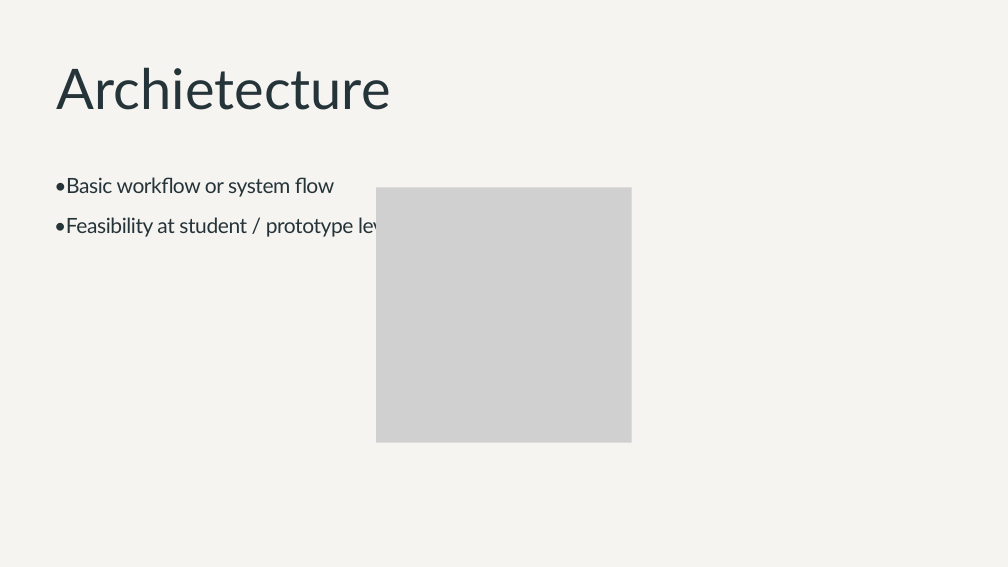
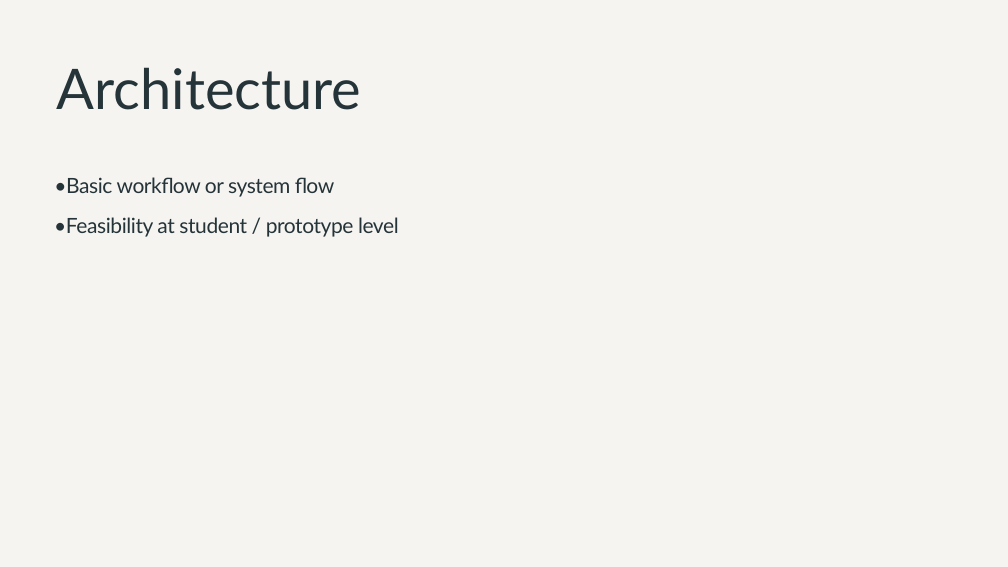
Before and after one commit to RohithRV2006/HAD, a slide deck: slide 5 of assets/HackWell-Temp.pptx. Drawn at 1008x567 pixels with LibreOffice and Linux fonts; fonts in the diff are those of the drawing; grey boxes stand for pictures; background and template pictures are left out. Boxes give left, top, right and bottom in pixels: in the first picture for what was removed or moved away, otherwise in the second. Text is boxed around its words. In the diff, an @@ line names an element or a change of style, - is before the commit and + after.

```diff
--- a/assets/HackWell-Temp.pptx
+++ b/assets/HackWell-Temp.pptx
@@ text at (57, 67, 362, 110): text changed @@
-Archietecture
+Architecture
@@ picture removed at (376, 187, 632, 443) @@
```
Also in this commit, not shown: 6 other slides changed.
